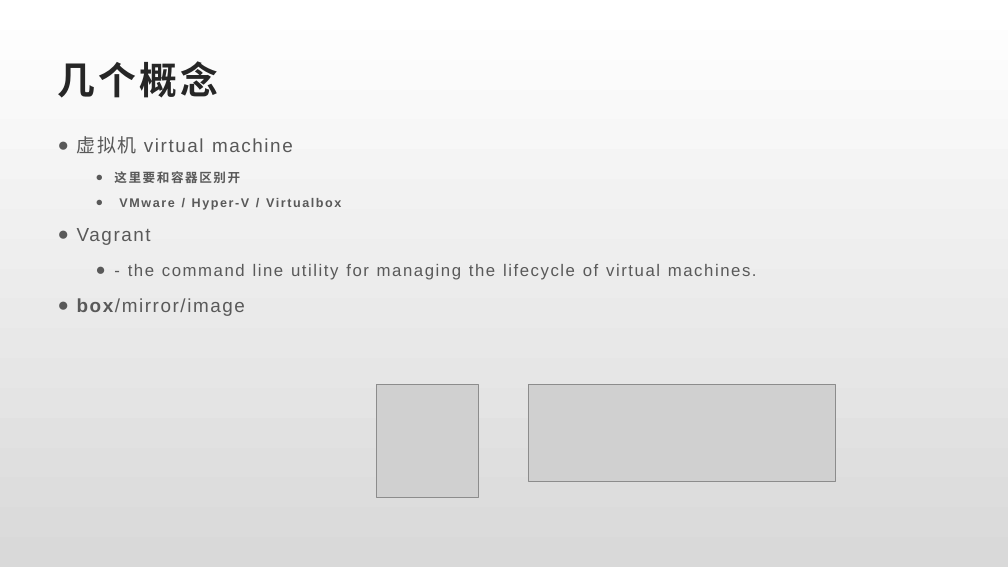
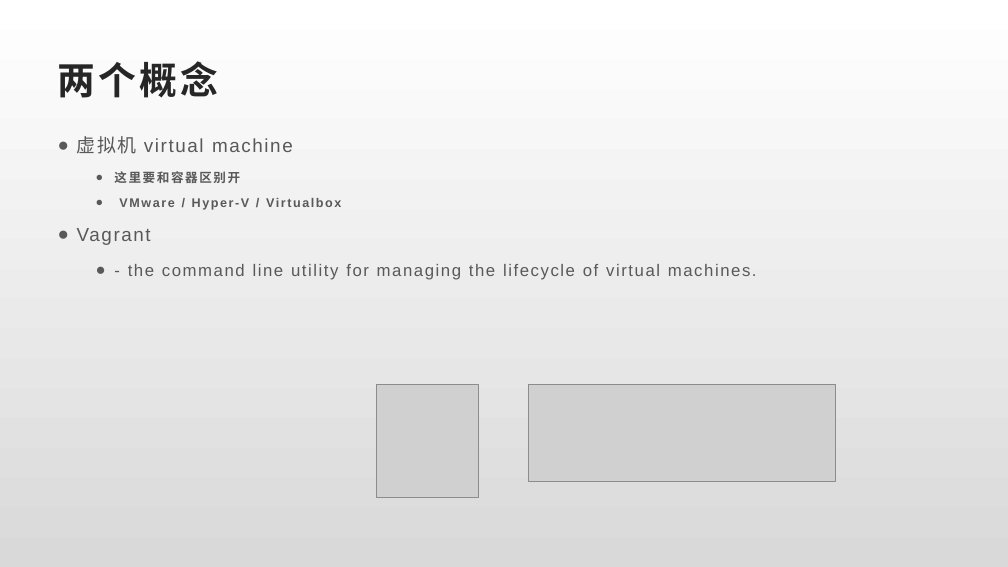
Before and after one commit to llaoj/my-share, a slide deck: slide 2 of vagrant-for-dev/index.pptx. Drawn at 1008x567 pixels with LibreOffice and Linux fonts; fonts in the diff are those of the drawing; grey boxes stand for pictures. Boxes give left, top, right and bottom in pixels: in the first picture for what was removed or moved away, otherwise in the second. Text is boxed around its words. In the diff, an @@ line names an element or a change of style, - is before the commit and + after.

```diff
--- a/vagrant-for-dev/index.pptx
+++ b/vagrant-for-dev/index.pptx
@@ title at (58,61,218,98): text changed @@
-几个概念
+两个概念
@@ text at (77,298,245,316): paragraph removed @@
-● box/mirror/image
```
Also in this commit, not shown: 5 other slides changed, 1 slide removed, 9 other files.
